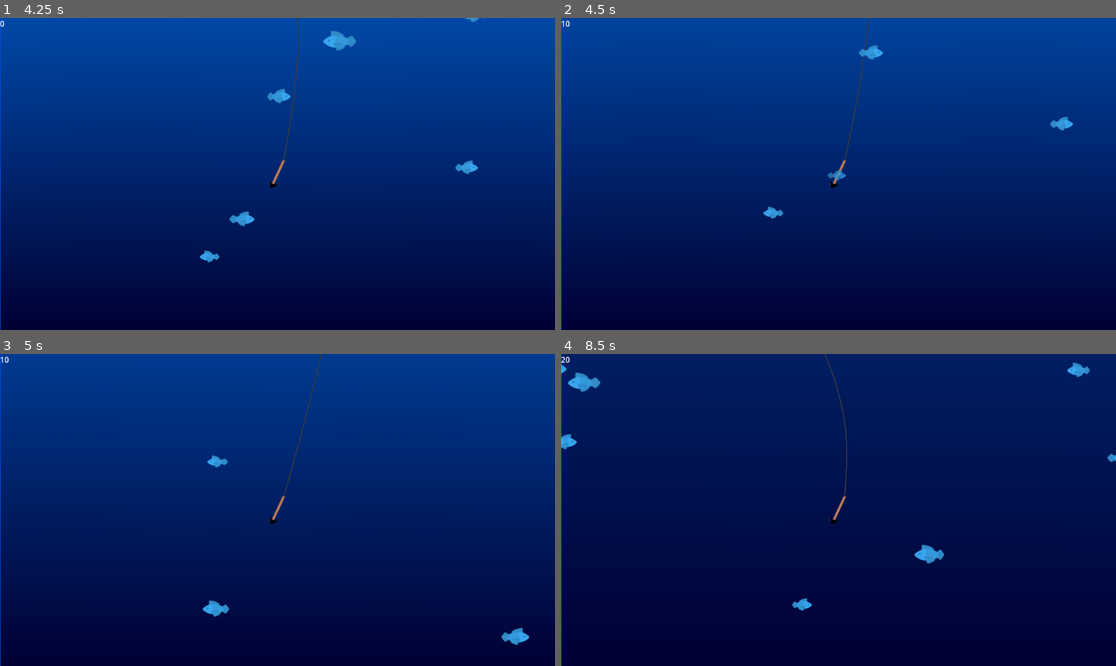
Above: before the commit, frames 1-4 (two rows, left to right).
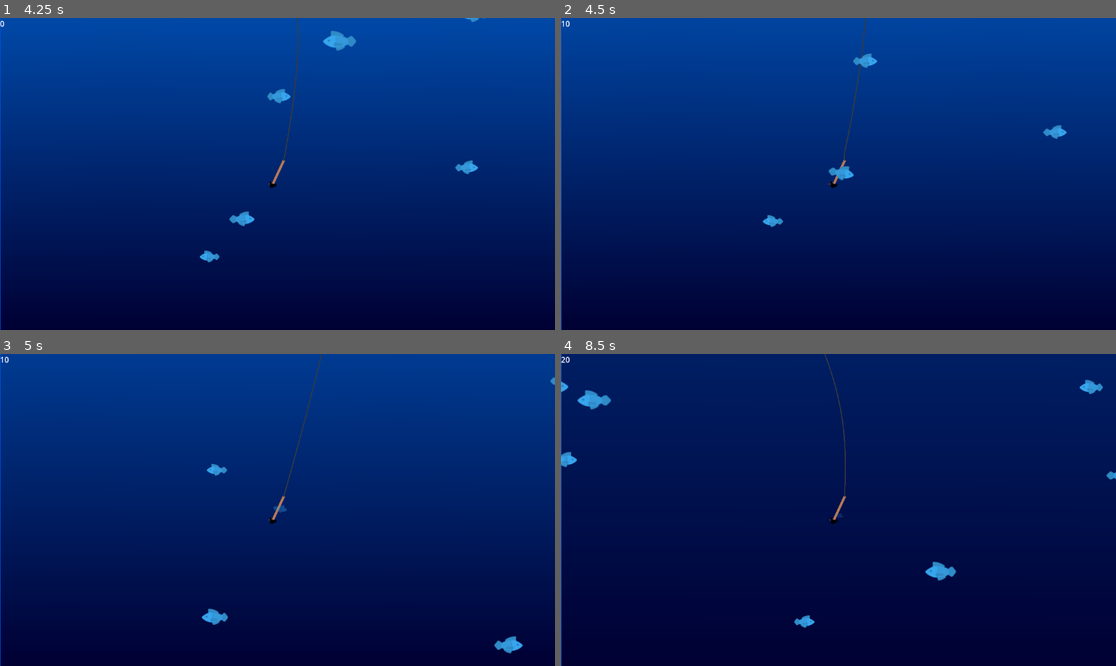
Above: after the commit, the same moments.

Repository: Duckslayer/Fishy
Game: Godot game, scene res://game.tscn
Two runs of this game, one before a commit and one after it. Both use one fixed random seed, a clock stepped at 60 frames per second and the inputs below.
Inputs:
- Up to frame 1 (4.25 s): hold D (Right) 0.53-1.28 s; tap Space (Launch) every 0.75 s from 0.6 to 3.6 s; hold A (Left) 1.28-2.03 s; hold D (Right) 2.03-3.53 s; hold A (Left) from 3.53 s (still down)
- Up to frame 2 (4.5 s): keep holding A (Left); tap Space (Launch) at 4.35 s
- Up to frame 3 (5 s): keep holding A (Left)
- Up to frame 4 (8.5 s): tap Space (Launch) every 0.75 s from 5.1 to 8.1 s; release A (Left) at 5.78 s; hold D (Right) 5.78-8.03 s; hold A (Left) from 8.03 s (still down)

Frame 1 is identical in both runs. In frame 2, 0.9% of the frame differs, in the area x 36-93%, y 0-68%; in frame 3, 0.7%; in frame 4, 1.7%, in the area x 0-100%, y 0-88%.

Commit message:
Impale fish, add timestop

Diff:
--- a/GameEvents.gd
+++ b/GameEvents.gd
@@ -2,6 +2,7 @@
 
 signal fish_kill(value : int)
 signal intensity_changed(value : float)
+signal fish_impaled(appearance : Node2D)
 
 var combo: int = 0
 var max_combo: int = 10
@@ -14,8 +15,19 @@
 	combo += 1
 	intensity = clampf(float(combo) / float(max_combo), 0.0, 1.0)
 	intensity_changed.emit(intensity)
+	hitstop()
 
 func reset_combo() -> void:
 	combo = 0
 	intensity = 0.0
 	intensity_changed.emit(intensity)
+
+func hitstop() -> void:
+	var base_duration: float = 0.05
+	var max_duration: float = 0.12
+	var duration: float = lerpf(base_duration, max_duration, intensity)
+
+	Engine.time_scale = 0.05
+	# process_always = true so the timer ticks even while time_scale is near zero
+	await get_tree().create_timer(duration, true, false, true).timeout
+	Engine.time_scale = 1.0
--- a/fish/basic_fish.gd
+++ b/fish/basic_fish.gd
@@ -30,13 +30,10 @@
 	# Stop the swim animation
 	$AnimationPlayer.stop()
 
-	# Create a "Death" tween
-	var tween = create_tween().set_parallel(true)
+	# Detach Appearance and send it to the harpoon for impaling
+	var appearance = $Appearance
+	remove_child(appearance)
+	GameEvents.fish_impaled.emit(appearance)
 
-	tween.tween_property($Appearance, "modulate", Color(1, 1, 1, 0), 0.3)
-	tween.tween_property($Appearance, "scale", Vector2.ZERO, 0.3)
-
-	tween.finished.connect(func():
-		queue_free()
-	)
 	GameEvents.fish_kill.emit(points)
+	queue_free()
--- a/harpoon/harpoon.gd
+++ b/harpoon/harpoon.gd
@@ -25,6 +25,27 @@
 	trail_particles.amount = 60
 	trail_particles.amount_ratio = base_ratio
 	GameEvents.intensity_changed.connect(_on_intensity_changed)
+	GameEvents.fish_impaled.connect(_on_fish_impaled)
+
+var impaled_fish: Array[Node2D] = []
+
+func _on_fish_impaled(appearance: Node2D) -> void:
+	# Adopt the fish's visual as a child of the harpoon
+	add_child(appearance)
+	# Random offset near the harpoon tip so multiple fish don't perfectly overlap
+	appearance.position = Vector2(randf_range(-8, 8), randf_range(-5, 15))
+	appearance.rotation = randf_range(-0.3, 0.3)
+	impaled_fish.append(appearance)
+
+	# Fade out and shrink over time
+	var tween = create_tween().set_parallel(true)
+	tween.tween_property(appearance, "modulate", Color(1, 1, 1, 0), 0.6).set_delay(0.15)
+	tween.tween_property(appearance, "scale", appearance.scale * 0.3, 0.6).set_delay(0.15)
+	tween.finished.connect(func():
+		if is_instance_valid(appearance):
+			appearance.queue_free()
+			impaled_fish.erase(appearance)
+	)
 
 func _on_intensity_changed(value: float) -> void:
 	# amount_ratio (0.0–1.0) controls density without restarting the particle system
@@ -72,6 +93,11 @@
 		rotation = 0 # Ensure perfectly straight
 		global_position = start_position
 		rope_controller.set_rope_state(rope_controller.RopeState.HIDDEN)
+		# Clean up any remaining impaled fish
+		for fish_vis in impaled_fish:
+			if is_instance_valid(fish_vis):
+				fish_vis.queue_free()
+		impaled_fish.clear()
 
 func turn(delta):
 	var turn_dir = Input.get_axis("Right", "Left")
